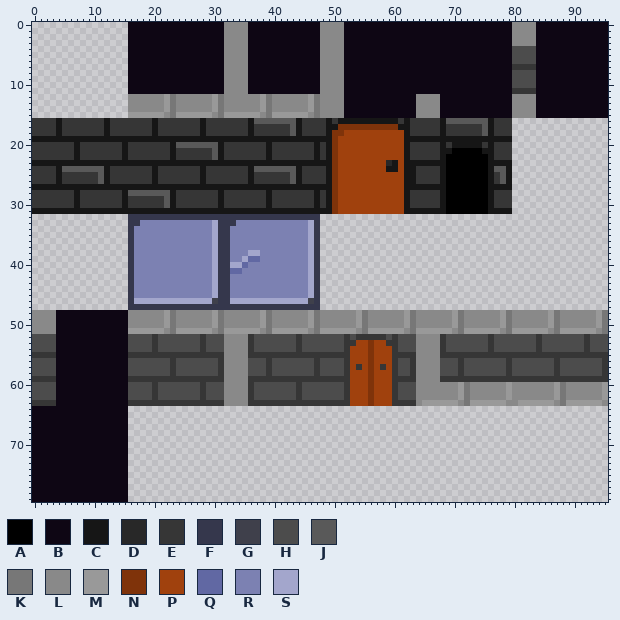
Sprite sheet, stored at sprites/spr_t_wall_tiles/layers/da49478d-c6ee-4c92-b6eb-a3c43b4b2533/5d9b1b49-b558-48f0-90e2-7c3911266e63.png. That is the earlier state.
The file is 96x80 pixels. Colours within 5 levels of each other are drawn and written as one.
Palette (. is transparent): A #000000  B #0e0614  C #161616  D #282828  E #363636  F #35374c  G #3f404b  H #4c4c4c  J #595959  K #777777  L #898989  M #999999  N #7f330a  P #a0410d  Q #6168a3  R #7c81b2  S #a3a6cc
Pixels before (only the part around the change), first column x 0:
29 EEEEEEECEEEEEEECEEEEEEJCEEEEEEECEEEEEEECEEEEEEECECNPP
30 EEEEEEECEEEEEEECEEEEEEJCEEEEEEECEEEEEEECEEEEEEECECNPP
31 CCCCCCCCCCCCCCCCCCCCCCCCCCCCCCCCCCCCCCCCCCCCCCCCCCNPP
32 ................FFFFFFFFFFFFFFFFFFFFFFFFFFFFFFFF.....
33 ................FFRRRRRRRRRRRRSFFFRRRRRRRRRRRRSF.....
34 ................FRRRRRRRRRRRRRSFFRRRRRRRRRRRRRSF.....
35 ................FRRRRRRRRRRRRRSFFRRRRRRRRRRRRRSF.....
36 ................FRRRRRRRRRRRRRSFFRRRRRRRRRRRRRSF.....
37 ................FRRRRRRRRRRRRRSFFRRRRRRRRRRRRRSF.....
38 ................FRRRRRRRRRRRRRSFFRRRSSRRRRRRRRSF.....
39 ................FRRRRRRRRRRRRRSFFRRSQQRRRRRRRRSF.....
40 ................FRRRRRRRRRRRRRSFFSSQRRRRRRRRRRSF.....
41 ................FRRRRRRRRRRRRRSFFQQRRRRRRRRRRRSF.....
42 ................FRRRRRRRRRRRRRSFFRRRRRRRRRRRRRSF.....
43 ................FRRRRRRRRRRRRRSFFRRRRRRRRRRRRRSF.....
44 ................FRRRRRRRRRRRRRSFFRRRRRRRRRRRRRSF.....
45 ................FRRRRRRRRRRRRRSFFRRRRRRRRRRRRRSF.....
46 ................FSSSSSSSSSSSSSGFFSSSSSSSSSSSSSGF.....
47 ................FFFFFFFFFFFFFFFFFFFFFFFFFFFFFFFF.....
48 LLLLBBBBBBBBBBBBLLLLLLMKLLLLLLMKLLLLLLMKLLLLLLMKLLLLL
49 LLLLBBBBBBBBBBBBLLLLLLMKLLLLLLMKLLLLLLMKLLLLLLMKLLLLL
50 LLLLBBBBBBBBBBBBLLLLLLMKLLLLLLMKLLLLLLMKLLLLLLMKLLLLL
51 LLLLBBBBBBBBBBBBMMMMMMLKMMMMMMLKMMMMMMLKMMMMMMLKMMMMM
52 HHHHBBBBBBBBBBBBHHHHEHHHHHHHEHHHLLLLEHHHHHHHEHHHHHHHE
53 HHHHBBBBBBBBBBBBHHHHEHHHHHHHEHHHLLLLEHHHHHHHEHHHHHHHE
54 HHHHBBBBBBBBBBBBHHHHEHHHHHHHEHHHLLLLEHHHHHHHEHHHHHHHE
55 EEEEBBBBBBBBBBBBEEEEEEEEEEEEEEEELLLLEEEEEEEEEEEEEEEEE
56 HHHHBBBBBBBBBBBBHHHHHHHEHHHHHHHELLLLHHHEHHHHHHHEHHHHE
57 HHHHBBBBBBBBBBBBHHHHHHHEHHHHHHHELLLLHHHEHHHHHHHEHHHHE
58 HHHHBBBBBBBBBBBBHHHHHHHEHHHHHHHELLLLHHHEHHHHHHHEHHHHE
59 EEEEBBBBBBBBBBBBEEEEEEEEEEEEEEEELLLLEEEEEEEEEEEEEEEEE
New version:
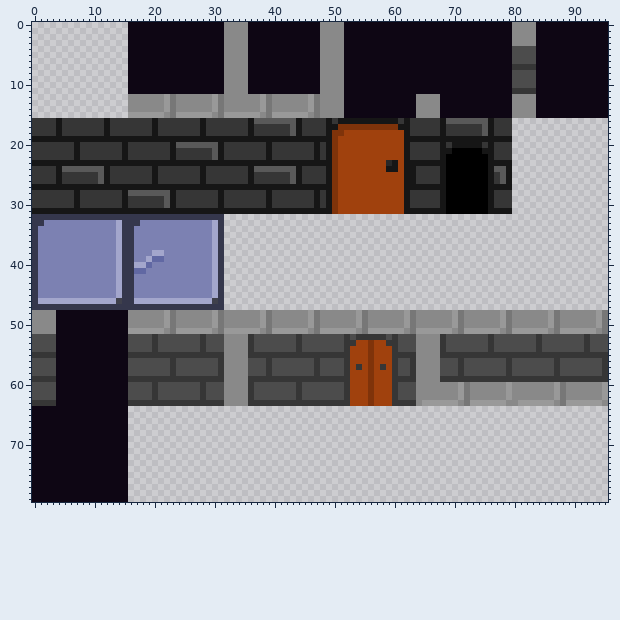
Change:
{"y":32,"x":0,"old":"................","new":"FFFFFFFFFFFFFFFF"}
{"y":32,"x":32,"old":"FFFFFFFFFFFFFFFF","new":"................"}
{"y":33,"x":0,"old":"................","new":"FFRRRRRRRRRRRRSF"}
{"y":33,"x":32,"old":"FFRRRRRRRRRRRRSF","new":"................"}
{"y":34,"x":0,"old":"................","new":"FRRRRRRRRRRRRRSF"}
{"y":34,"x":32,"old":"FRRRRRRRRRRRRRSF","new":"................"}
{"y":35,"x":0,"old":"................","new":"FRRRRRRRRRRRRRSF"}
{"y":35,"x":32,"old":"FRRRRRRRRRRRRRSF","new":"................"}
{"y":36,"x":0,"old":"................","new":"FRRRRRRRRRRRRRSF"}
{"y":36,"x":32,"old":"FRRRRRRRRRRRRRSF","new":"................"}
{"y":37,"x":0,"old":"................","new":"FRRRRRRRRRRRRRSF"}
{"y":37,"x":32,"old":"FRRRRRRRRRRRRRSF","new":"................"}
{"y":38,"x":0,"old":"................","new":"FRRRRRRRRRRRRRSF"}
{"y":38,"x":20,"old":"RR","new":"SS"}
{"y":38,"x":32,"old":"FRRRSSRRRRRRRRSF","new":"................"}
{"y":39,"x":0,"old":"................","new":"FRRRRRRRRRRRRRSF"}
{"y":39,"x":19,"old":"RRR","new":"SQQ"}
{"y":39,"x":32,"old":"FRRSQQRRRRRRRRSF","new":"................"}
{"y":40,"x":0,"old":"................","new":"FRRRRRRRRRRRRRSF"}
{"y":40,"x":17,"old":"RRR","new":"SSQ"}
{"y":40,"x":32,"old":"FSSQRRRRRRRRRRSF","new":"................"}
{"y":41,"x":0,"old":"................","new":"FRRRRRRRRRRRRRSF"}
{"y":41,"x":17,"old":"RR","new":"QQ"}
{"y":41,"x":32,"old":"FQQRRRRRRRRRRRSF","new":"................"}
{"y":42,"x":0,"old":"................","new":"FRRRRRRRRRRRRRSF"}
{"y":42,"x":32,"old":"FRRRRRRRRRRRRRSF","new":"................"}
{"y":43,"x":0,"old":"................","new":"FRRRRRRRRRRRRRSF"}
{"y":43,"x":32,"old":"FRRRRRRRRRRRRRSF","new":"................"}
{"y":44,"x":0,"old":"................","new":"FRRRRRRRRRRRRRSF"}
{"y":44,"x":32,"old":"FRRRRRRRRRRRRRSF","new":"................"}
{"y":45,"x":0,"old":"................","new":"FRRRRRRRRRRRRRSF"}
{"y":45,"x":32,"old":"FRRRRRRRRRRRRRSF","new":"................"}
{"y":46,"x":0,"old":"................","new":"FSSSSSSSSSSSSSGF"}
{"y":46,"x":32,"old":"FSSSSSSSSSSSSSGF","new":"................"}
{"y":47,"x":0,"old":"................","new":"FFFFFFFFFFFFFFFF"}
{"y":47,"x":32,"old":"FFFFFFFFFFFFFFFF","new":"................"}
{"label":"changed","picture_box":[32,214,164,310]}
{"label":"erased","picture_box":[224,214,320,310]}
